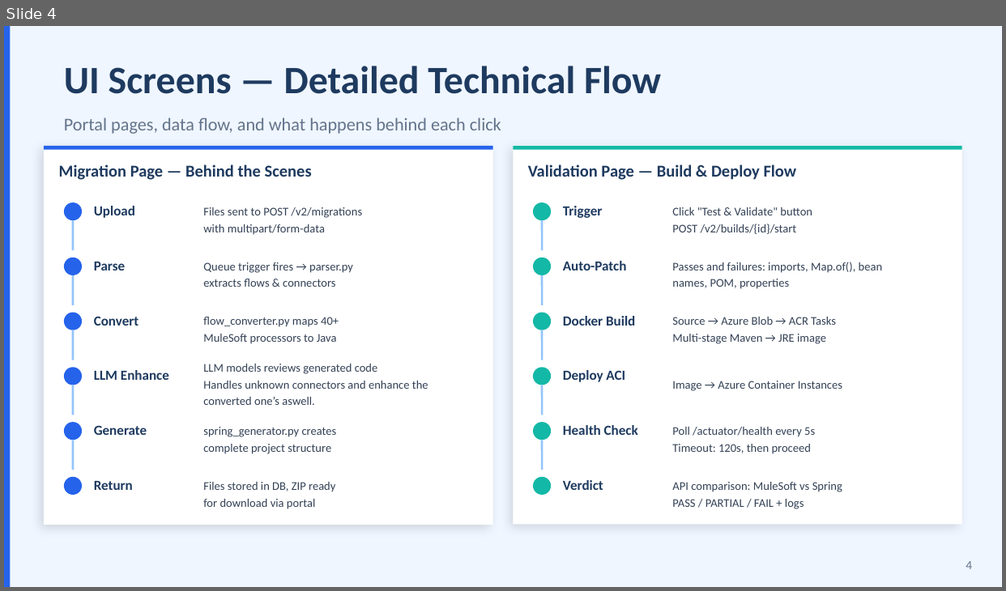
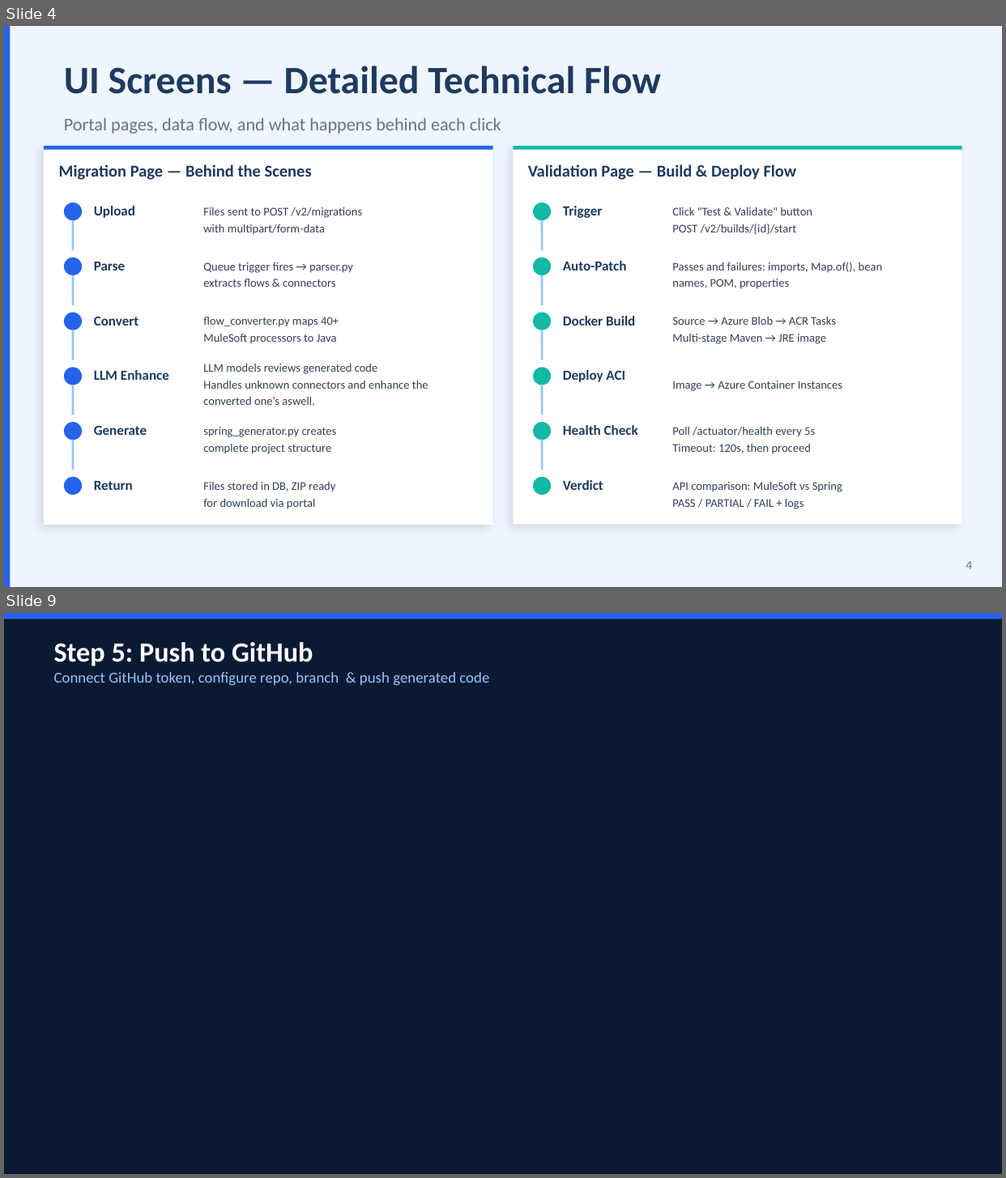
Before and after one commit to harinadh70/mule-migrator, a slide deck: MuleSoft-to-SpringBoot-Migrator-Technical-Presentation.pptx. Shown one above the other, each under a label of ours: slide 4 before the commit, slides 4 and 9 after it; the slides between them are not shown. The pictures are 1006x591 and 1006x1178 pixels, drawn with LibreOffice and Linux fonts; fonts in the diff are those of the drawing; grey boxes stand for pictures. Boxes give left, top, right and bottom in pixels: in the first picture for what was removed or moved away, otherwise in the second. Text is boxed around its words. In the diff, an @@ line names an element or a change of style, - is before the commit and + after.

```diff
--- a/MuleSoft-to-SpringBoot-Migrator-Technical-Presentation.pptx
+++ b/MuleSoft-to-SpringBoot-Migrator-Technical-Presentation.pptx
@@ slide 9 added at [4, 613, 1002, 1174], background #FFFFFF @@
@@ rectangle added at [4, 613, 1002, 1174], fill #0B1A33 @@
@@ rectangle added at [4, 613, 1002, 619], fill #2563EB @@
@@ text added at [54, 642, 313, 666], 20 pt, text #FFFFFF, bold @@
+Step 5: Push to GitHub
@@ text added at [54, 672, 489, 685], 11 pt, text #93C5FD @@
+Connect GitHub token, configure repo, branch & push generated code
```
Also in this commit, not shown: 8 other slides added, 9 slides removed.
